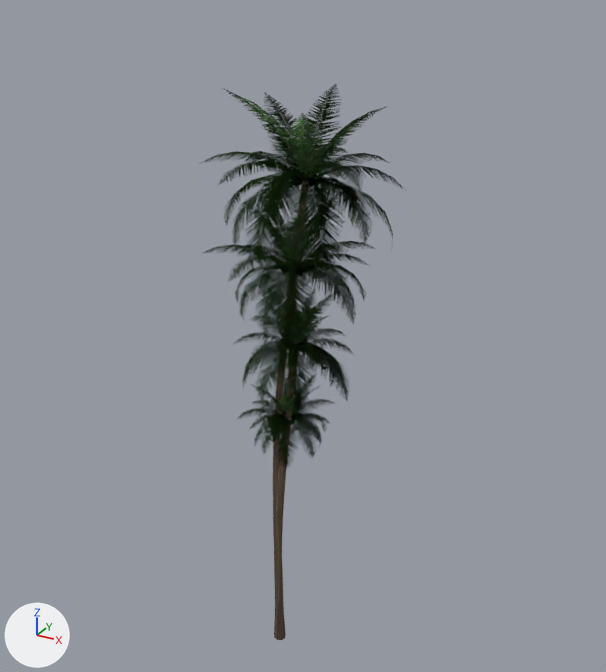
The Blender file assets/source/trees/tree_palm.blend, before and after one commit.
Before and after are seen from a 50 mm lens placed at (14.3, -23.9, 26.2), pointed at (0.7, 0.7, 13.9). The lights are fixed; the arrows at lower left show +X, +Y and +Z. The first picture is the older version. Objects named as collision shapes, trigger or cutter boxes, shadow casters or lower levels of detail are left out.

Before the edit, the objects in view are built like this:
```python
me_v0_lod0 = bpy.data.meshes.new('V0_LOD0')
me_v0_lod0.from_pydata(...)  # 661 vertices, 394 faces; spans x -1.49..2.62, y -2.03..1.93, z 0.0..12.4
# faces by material slot: [82, 312]
me_v0_lod0.materials.append(mat_bark_palm)  # picture img_bark_palm
me_v0_lod0.materials.append(mat_leaf_palm)
me_v1_lod0 = bpy.data.meshes.new('V1_LOD0')
me_v1_lod0.from_pydata(...)  # 661 vertices, 394 faces; spans x -1.8..3.2, y -2.6..2.9, z 0.0..15.7
# faces by material slot: [82, 312]
me_v1_lod0.materials.append(mat_bark_palm)  # picture img_bark_palm
me_v1_lod0.materials.append(mat_leaf_palm)
me_v2_lod0 = bpy.data.meshes.new('V2_LOD0')
me_v2_lod0.from_pydata(...)  # 661 vertices, 394 faces; spans x -2.4..4.1, y -3.1..2.9, z 0.0..19.5
# faces by material slot: [82, 312]
me_v2_lod0.materials.append(mat_bark_palm)  # picture img_bark_palm
me_v2_lod0.materials.append(mat_leaf_palm)
me_v3_lod0 = bpy.data.meshes.new('V3_LOD0')
me_v3_lod0.from_pydata(...)  # 661 vertices, 394 faces; spans x -2.4..4.6, y -3.9..3.7, z 0.0..22.7
# faces by material slot: [82, 312]
me_v3_lod0.materials.append(mat_bark_palm)  # picture img_bark_palm
me_v3_lod0.materials.append(mat_leaf_palm)
ob_v0_lod0 = bpy.data.objects.new('V0_LOD0', me_v0_lod0)
ob_v0_lod0.location = (0.0, 0.0, 0.0)
ob_v1_lod0 = bpy.data.objects.new('V1_LOD0', me_v1_lod0)
ob_v1_lod0.location = (0.0, 0.0, 0.0)
ob_v2_lod0 = bpy.data.objects.new('V2_LOD0', me_v2_lod0)
ob_v2_lod0.location = (0.0, 0.0, 0.0)
ob_v3_lod0 = bpy.data.objects.new('V3_LOD0', me_v3_lod0)
ob_v3_lod0.location = (0.0, 0.0, 0.0)
```
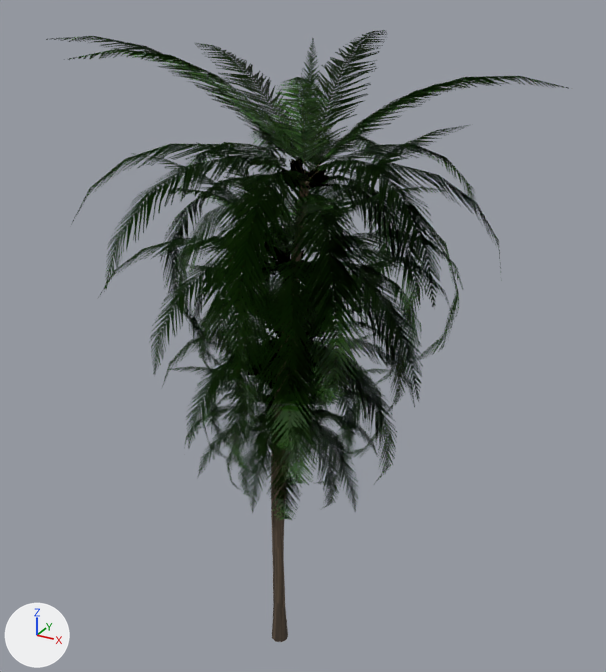
Pixel boxes (x1, y1, x2, y2) of what changed, in the pictures (606 x 672 px; the box of a moved part takes in the faces that stretch with it):
'V3_LOD0', reshaped, shading changed (162% wider, 10% taller): before (206, 84, 406, 640); after (46, 30, 572, 642)
'V2_LOD0', reshaped, shading changed (115% wider, 15% taller): before (203, 191, 374, 640); after (100, 125, 468, 642)
'V1_LOD0', reshaped, shading changed (107% wider, 14% taller): before (233, 288, 354, 602); after (163, 245, 415, 603)
'V0_LOD0', reshaped: before (239, 367, 334, 639); after (173, 323, 395, 608)
part 2 of me_v1_lod0, moved or reshaped: before (233, 288, 354, 413); after (163, 245, 415, 486)
part 4 of me_v2_lod0, moved or reshaped: before (203, 191, 374, 347); after (100, 125, 468, 452)
part 5 of me_v2_lod0, shading changed: before (203, 191, 374, 640); after (100, 125, 468, 642)
part 6 of me_v3_lod0, moved or reshaped: before (206, 84, 406, 272); after (46, 30, 569, 407)
part 7 of me_v3_lod0, shading changed: before (206, 84, 406, 640); after (46, 30, 569, 642)

Edits to the bpy script that builds the scene:
```text
Change me_v0_lod0:
    used by ob_v0_lod0; location = (0.0, 0.0, 0.0)
    remove me_v0_lod0.from_pydata(...)  # 661 vertices, 394 faces; spans x -1.49..2.62, y -2.03..1.93, z 0.0..12.4
    add me_v0_lod0.from_pydata(...)  # 661 vertices, 394 faces; spans x -3.57..4.74, y -4.29..3.97, z -0.01..13.89
    me_v0_lod0 part 1: 619 of 661 vertices moved; they spanned x -1.49..2.62, y -2.03..1.93, z 0.0..12.4 and now span x -3.57..4.74, y -4.29..3.97, z -0.01..13.89; mean shift (-0.03, -0.02, -0.15); largest move (-0.72, -0.73, 12.23) -> (-3.13, -2.47, 12.99)
    other edits to the shape of me_v0_lod0 do not show in these pictures
Change me_v1_lod0:
    used by ob_v1_lod0; location = (0.0, 0.0, 0.0)
    remove me_v1_lod0.from_pydata(...)  # 661 vertices, 394 faces; spans x -1.8..3.2, y -2.6..2.9, z 0.0..15.7
    add me_v1_lod0.from_pydata(...)  # 661 vertices, 394 faces; spans x -4.6..5.5, y -5.6..5.9, z 0.0..17.1
    me_v1_lod0 part 2: 512 of 661 vertices moved; they spanned x -1.8..3.2, y -2.6..2.9, z 11.4..15.7 and now span x -4.6..5.5, y -5.6..5.9, z 8.3..17.1; mean shift (0.0, 0.0, -0.4); largest move (1.8, 1.5, 15.6) -> (3.9, 4.4, 16.3)
    me_v1_lod0 part 3: its shading normals changed
    other edits to the shape of me_v1_lod0 do not show in these pictures
Change me_v2_lod0:
    used by ob_v2_lod0; location = (0.0, 0.0, 0.0)
    remove me_v2_lod0.from_pydata(...)  # 661 vertices, 394 faces; spans x -2.4..4.1, y -3.1..2.9, z 0.0..19.5
    add me_v2_lod0.from_pydata(...)  # 661 vertices, 394 faces; spans x -6.0..7.6, y -6.4..5.7, z 0.0..21.2
    me_v2_lod0 part 4: 518 of 661 vertices moved; they spanned x -2.4..4.1, y -3.1..2.9, z 14.6..19.5 and now span x -6.0..7.6, y -6.4..5.7, z 10.9..21.2; mean shift (0.1, -0.1, -0.3); largest move (2.1, 1.5, 19.5) -> (5.2, 4.9, 21.2)
    me_v2_lod0 part 5: edges marked sharp go from 402 to 403
    other edits to the shape of me_v2_lod0 do not show in these pictures
Change me_v3_lod0:
    used by ob_v3_lod0; location = (0.0, 0.0, 0.0)
    remove me_v3_lod0.from_pydata(...)  # 661 vertices, 394 faces; spans x -2.4..4.6, y -3.9..3.7, z 0.0..22.7
    add me_v3_lod0.from_pydata(...)  # 661 vertices, 394 faces; spans x -6.8..9.3, y -7.8..8.0, z 0.0..24.3
    me_v3_lod0 part 6: 518 of 661 vertices moved; they spanned x -2.4..4.6, y -3.9..3.7, z 17.0..22.7 and now span x -6.8..9.3, y -7.8..8.0, z 12.6..24.3; mean shift (0.0, 0.0, -0.5); largest move (-1.2, -1.1, 22.7) -> (-6.1, -3.7, 24.2)
    me_v3_lod0 part 7: edges marked sharp go from 404 to 405
    other edits to the shape of me_v3_lod0 do not show in these pictures
```
